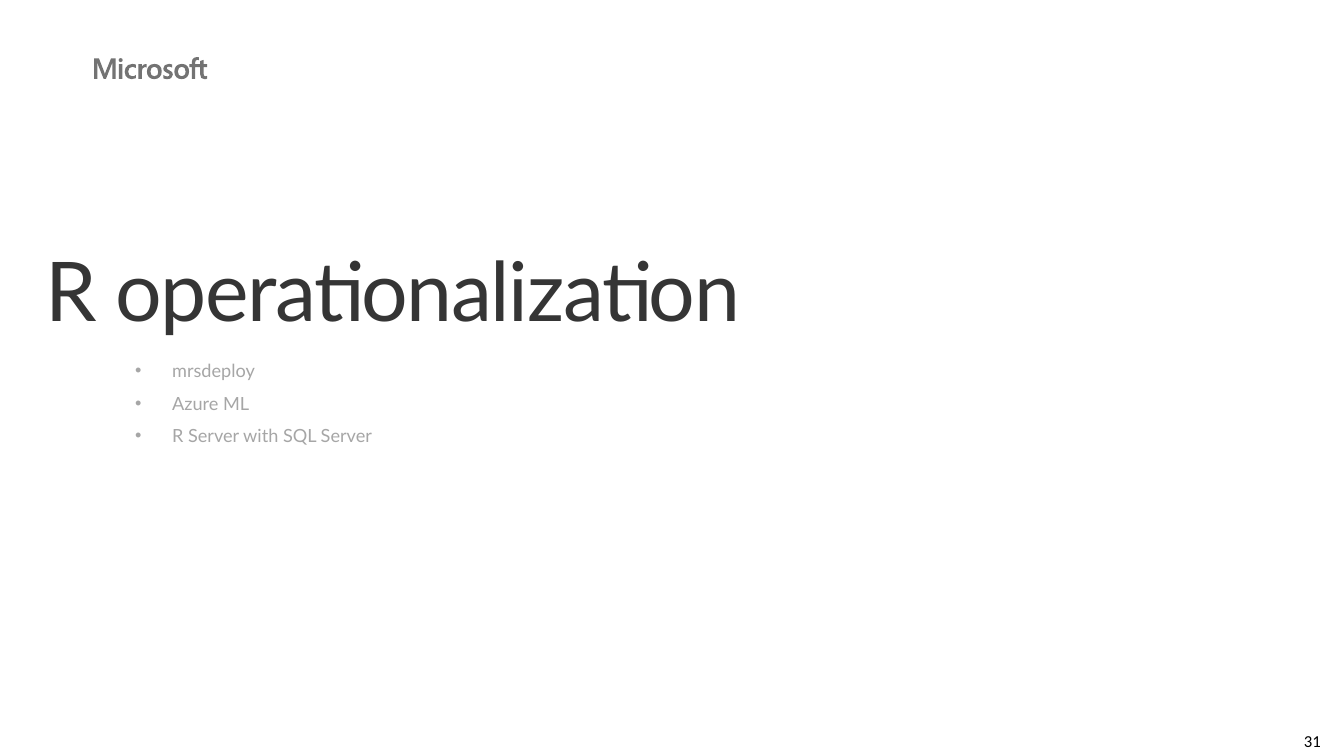
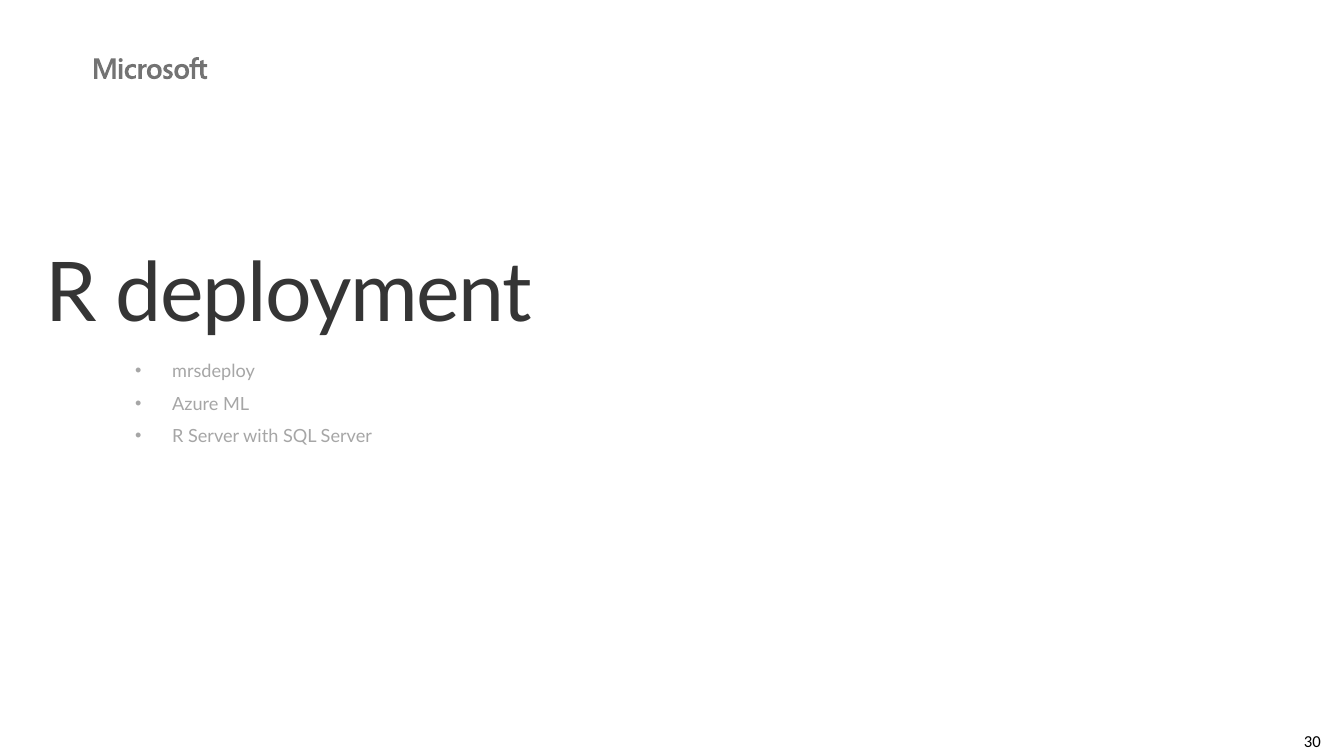
Before and after one commit to microsoft/AI-Immersion-Workshop, a slide deck: slide 30 of R server Tools for scaling R using Azure/docs/ToolsForScalingRUsingAzure.pptx (slide 31 before the commit). Drawn at 1344x756 pixels with LibreOffice and Linux fonts; fonts in the diff are those of the drawing; background and template pictures are left out. Boxes give left, top, right and bottom in pixels: in the first picture for what was removed or moved away, otherwise in the second. Text is boxed around its words. In the diff, an @@ line names an element or a change of style, - is before the commit and + after.

```diff
--- a/R server Tools for scaling R using Azure/docs/ToolsForScalingRUsingAzure.pptx
+++ b/R server Tools for scaling R using Azure/docs/ToolsForScalingRUsingAzure.pptx
@@ title at [45, 260, 532, 335]: text changed @@
-R operationalization
+R deployment
@@ page number at [1304, 736, 1321, 747]: text changed @@
-31
+30
```
Also in this commit, not shown: 3 other slides changed.
